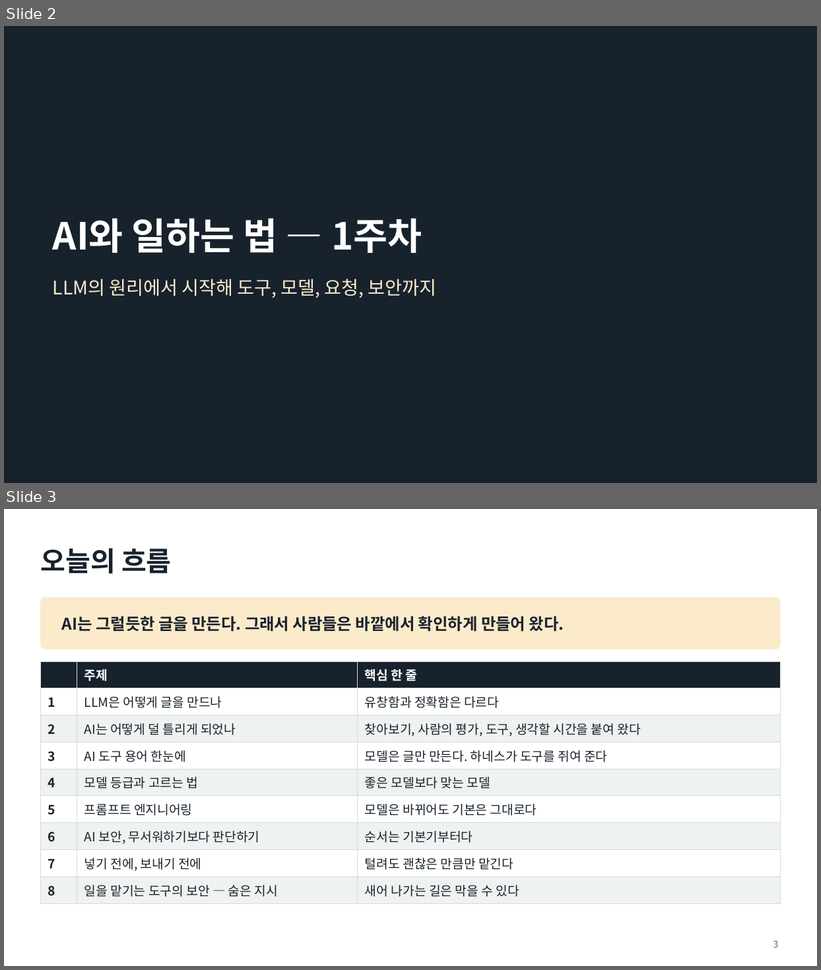
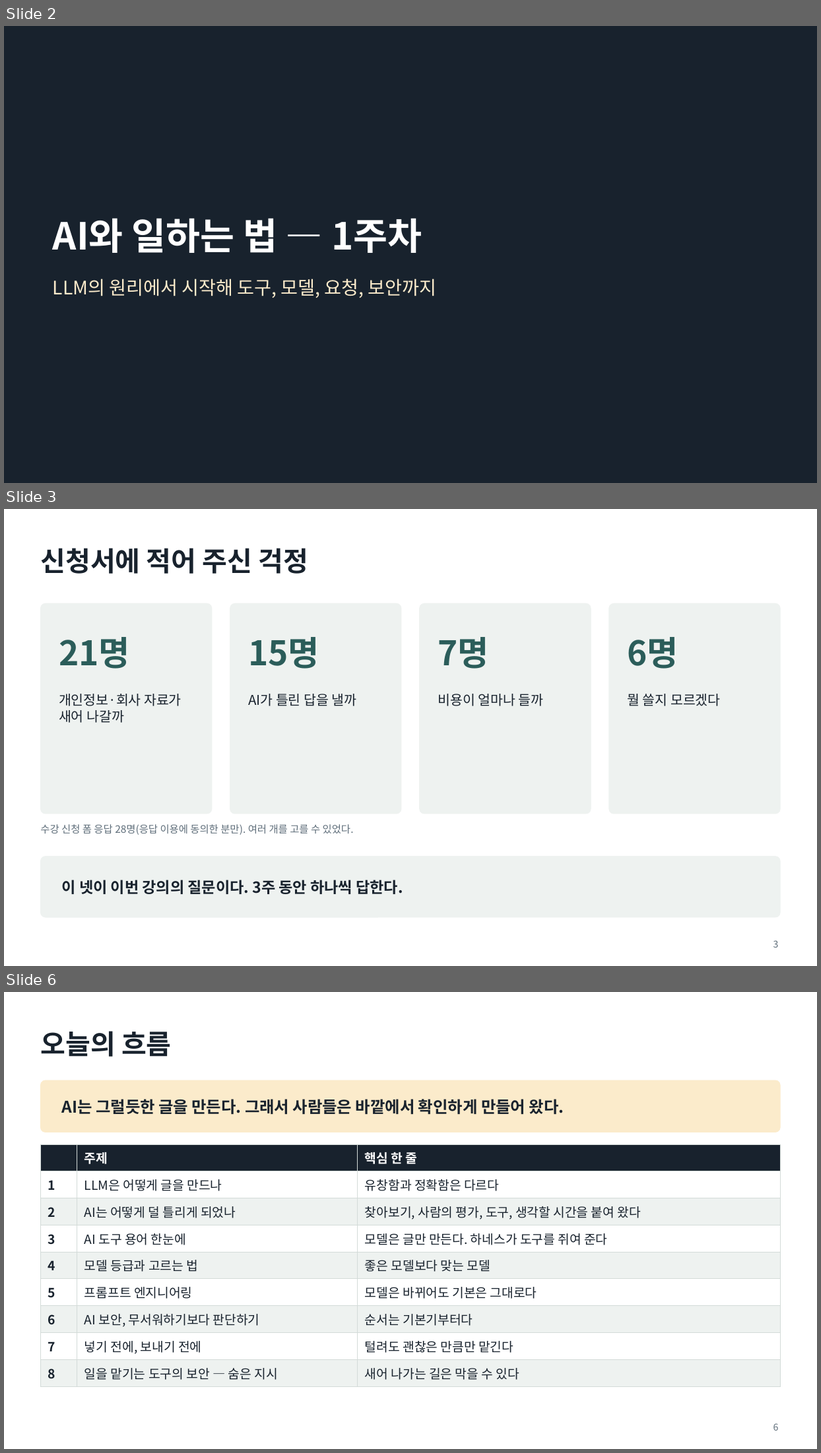
Before and after one commit to aplaxas/AI-Harness, a slide deck: courses/ai-for-work/1-week/decks/1주차-AI와-일하는-법.pptx. Shown one above the other, each under a label of ours: slides 2 and 3 before the commit, slides 2, 3 and 6 after it; the slides between them are not shown. The pictures are 821x970 and 821x1453 pixels, drawn with LibreOffice and Linux fonts; fonts in the diff are those of the drawing. Boxes give left, top, right and bottom in pixels: in the first picture for what was removed or moved away, otherwise in the second. Text is boxed around its words. In the diff, an @@ line names an element or a change of style, - is before the commit and + after.

```diff
--- a/courses/ai-for-work/1-week/decks/1주차-AI와-일하는-법.pptx
+++ b/courses/ai-for-work/1-week/decks/1주차-AI와-일하는-법.pptx
@@ slide 3 added at (4, 509, 817, 966), background #FFFFFF @@
@@ title added at (40, 548, 309, 574), 32 pt, text #18222D, bold @@
+신청서에 적어 주신 걱정
@@ rounded rectangle added at (40, 603, 212, 814), fill #EEF2F0, outline #EEF2F0 0.75 pt @@
@@ rounded rectangle added at (230, 603, 402, 814), fill #EEF2F0, outline #EEF2F0 0.75 pt @@
@@ rounded rectangle added at (420, 603, 591, 814), fill #EEF2F0, outline #EEF2F0 0.75 pt @@
@@ rounded rectangle added at (609, 603, 781, 814), fill #EEF2F0, outline #EEF2F0 0.75 pt @@
@@ text added at (59, 637, 130, 669), 40 pt, text #2B5D5A, bold @@
+21명
@@ text added at (248, 637, 319, 669), 40 pt, text #2B5D5A, bold @@
+15명
@@ text added at (438, 637, 488, 669), 40 pt, text #2B5D5A, bold @@
+7명
@@ text added at (628, 637, 679, 669), 40 pt, text #2B5D5A, bold @@
+6명
@@ text added at (59, 694, 182, 723), 16 pt, text #18222D @@
+개인정보·회사 자료가 새어 나갈까
@@ text added at (248, 694, 357, 706), 16 pt, text #18222D @@
+AI가 틀린 답을 낼까
@@ text added at (438, 694, 544, 706), 16 pt, text #18222D @@
+비용이 얼마나 들까
@@ text added at (628, 694, 720, 706), 16 pt, text #18222D @@
+뭘 쓸지 모르겠다
@@ text added at (40, 824, 354, 835), 12 pt, text #5F6E7A @@
+수강 신청 폼 응답 28명(응답 이용에 동의한 분만). 여러 개를 고를 수 있었다.
@@ rounded rectangle added at (40, 857, 781, 918), fill #EEF2F0, outline #EEF2F0 0.75 pt @@
@@ text added at (62, 880, 403, 894), 18 pt, text #18222D, bold @@
+이 넷이 이번 강의의 질문이다. 3주 동안 하나씩 답한다.
@@ page number added at (774, 941, 779, 948), 11 pt, text #5F6E7A @@
+3
@@ what was slide 3 is now slide 6 @@
@@ page number at (774, 1424, 779, 1431): text changed @@
-3
+6
```
Also in this commit, not shown: 1 slide changed, 3 other slides added, 2 other files.
